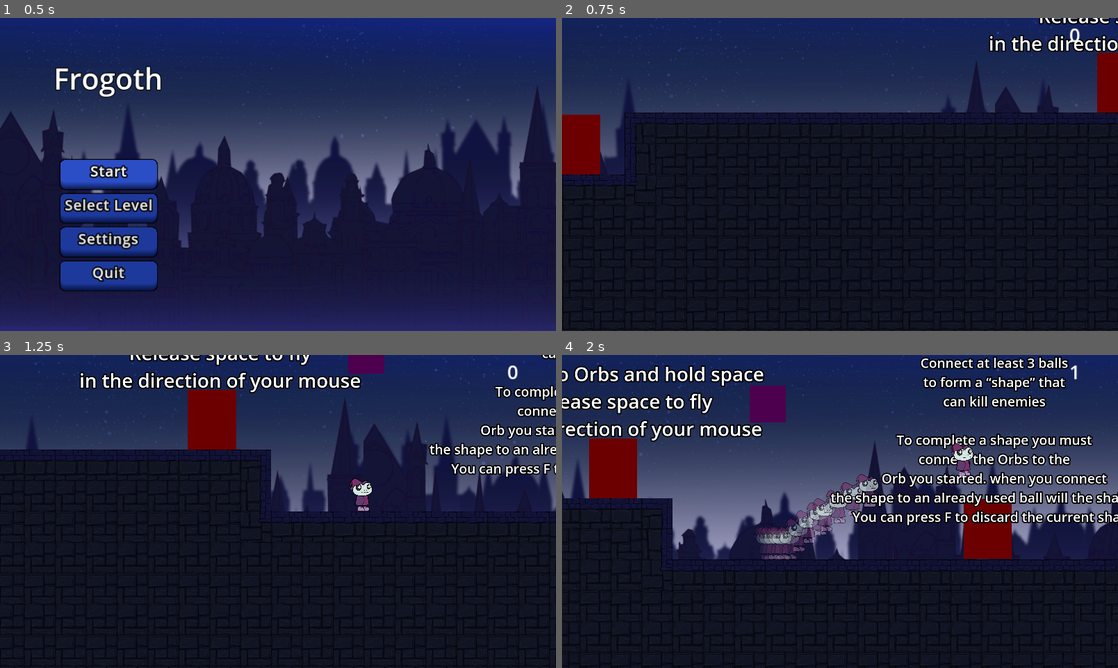
Above: before the commit, frames 1-4 (two rows, left to right).
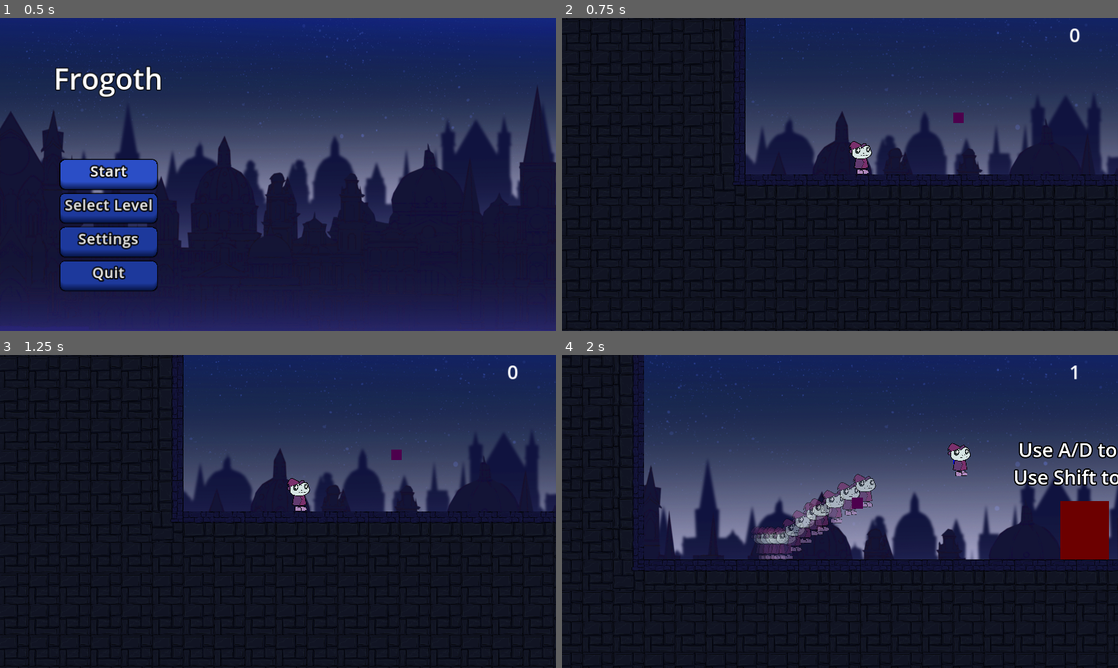
Above: after the commit, the same moments.

Repository: DerBrotDoktor/Frogoth
Game: Godot game, scene res://scenes/main/main.tscn
The game is run twice, just before and just after one commit, with the same random seed, the same clock (stepped at 60 frames per second) and the same inputs.
Inputs:
- Up to frame 1 (0.5 s): no input
- Up to frame 2 (0.75 s): click "Start" at 0.5 s
- Up to frame 3 (1.25 s): no input
- Up to frame 4 (2 s): hold D (right) from 1.28 s (still down); tap Shift (dash) at 1.35 s; tap Space (jump) at 1.52 s

Frame 1 is identical in both runs. In frame 2, 28% of the frame differs, in the area x 0-100%, y 0-100%; in frame 3, 26%; in frame 4, 28%.

Commit message:
Added: level 2 button to level select

Diff:
--- a/scenes/level/level_tutorial_1.tscn
+++ b/scenes/level/level_tutorial_1.tscn
@@ -25,7 +25,7 @@
 player_spawn_point = NodePath("PlayerSpwanPoint")
 
 [node name="PlayerSpwanPoint" parent="." instance=ExtResource("3_lyrsc")]
-position = Vector2(5483, -91)
+position = Vector2(84, -84)
 
 [node name="JumpPoint" parent="." instance=ExtResource("3_emvqd")]
 position = Vector2(491, -235)
--- a/scenes/menus/level_select_menu.tscn
+++ b/scenes/menus/level_select_menu.tscn
@@ -51,4 +51,12 @@
 theme_override_font_sizes/font_size = 30
 text = "1"
 
+[node name="Level2Button" type="Button" parent="VerticalContainer/LevelMargin/LevelGrid"]
+custom_minimum_size = Vector2(60, 60)
+layout_mode = 2
+theme_override_font_sizes/font_size = 30
+text = "2
+"
+
 [connection signal="pressed" from="VerticalContainer/LevelMargin/LevelGrid/Level1Button" to="." method="load_level" binds= [1]]
+[connection signal="pressed" from="VerticalContainer/LevelMargin/LevelGrid/Level2Button" to="." method="load_level" binds= [2]]
